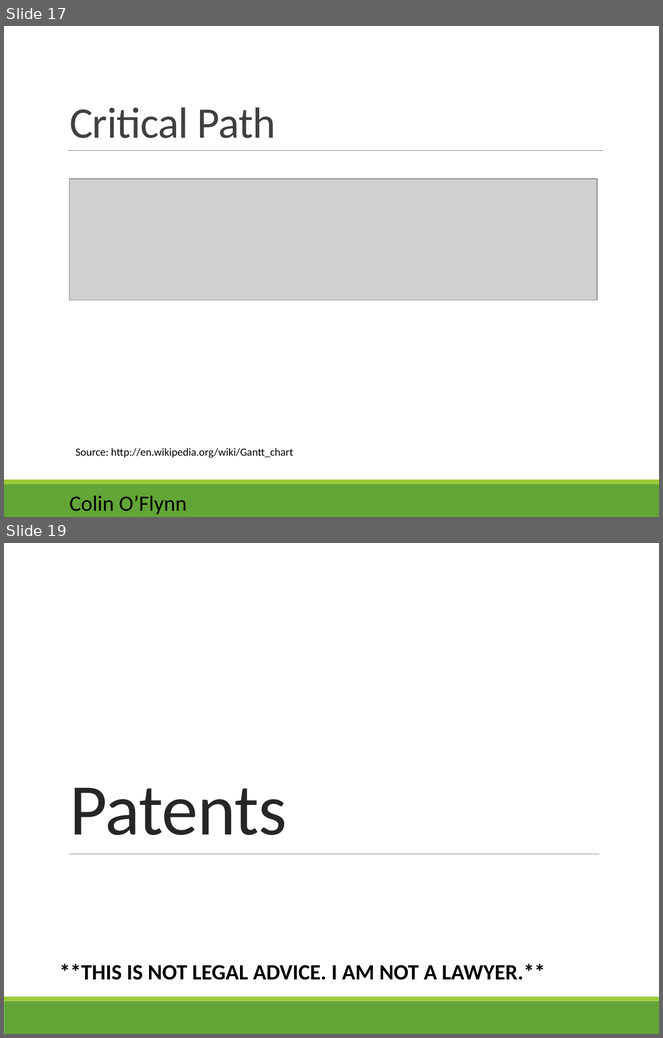
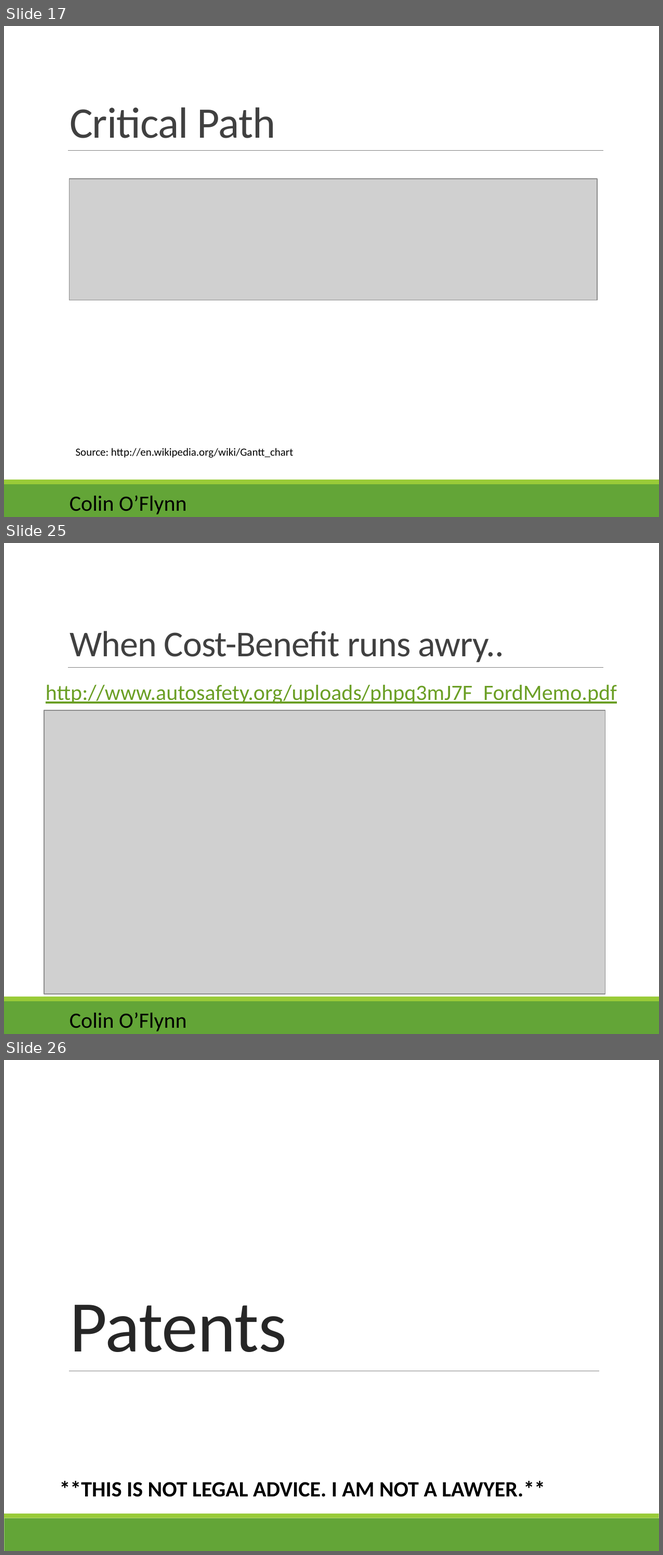
Before and after one commit to colinoflynn/eced3901, a slide deck: 2015/Lectures/ECED 3901 - 03 - Project Managment.pptx. Shown one above the other, each under a label of ours: slides 17 and 19 before the commit, slides 17, 25 and 26 after it; the slides between them are not shown. The pictures are 663x1038 and 663x1555 pixels, drawn with LibreOffice and Linux fonts; fonts in the diff are those of the drawing; grey boxes stand for pictures. Boxes give left, top, right and bottom in pixels: in the first picture for what was removed or moved away, otherwise in the second. Text is boxed around its words. In the diff, an @@ line names an element or a change of style, - is before the commit and + after.

```diff
--- a/2015/Lectures/ECED 3901 - 03 - Project Managment.pptx
+++ b/2015/Lectures/ECED 3901 - 03 - Project Managment.pptx
@@ slide 25 added at (4,543,659,1034), background #FFFFFF; not listed: 4 template elements that a slide beside it also shows @@
@@ title added at (70,631,505,663), 40 pt, text #404040 @@
+When Cost-Benefit runs awry..
@@ text added at (46,685,617,704), 24 pt, text #6B9F25, underline @@
+http://www.autosafety.org/uploads/phpq3mJ7F_FordMemo.pdf
@@ picture added at (44,711,606,994) @@
@@ what was slide 19 is now slide 26 @@
```
Also in this commit, not shown: 4 slides changed, 8 other slides added, 1 other file.
